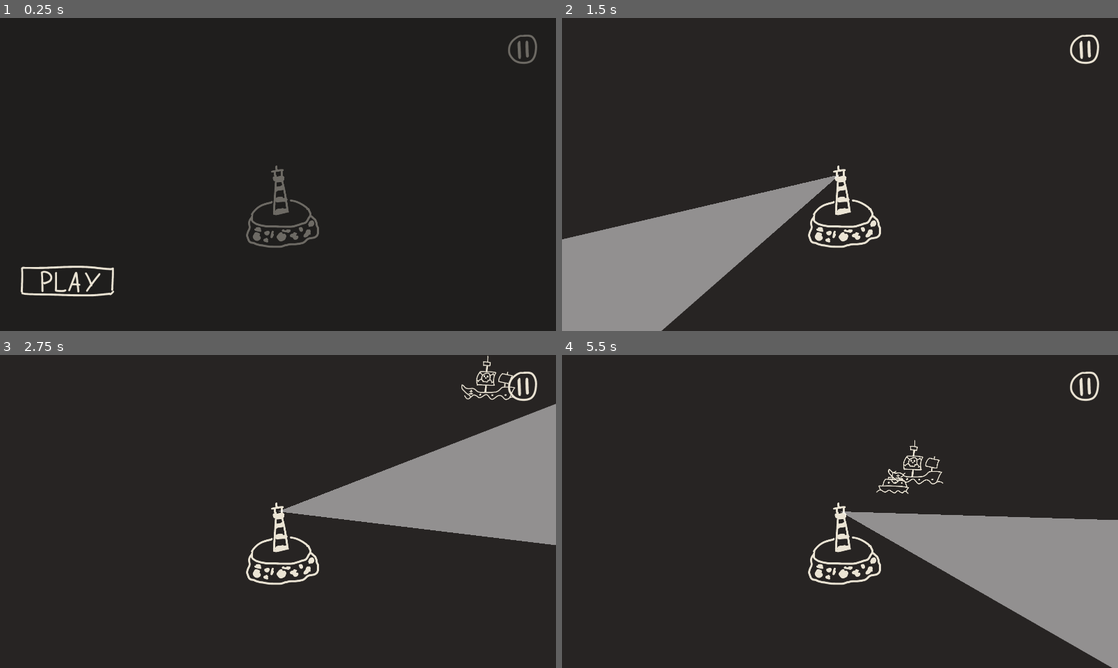
Above: before the commit, frames 1-4 (two rows, left to right).
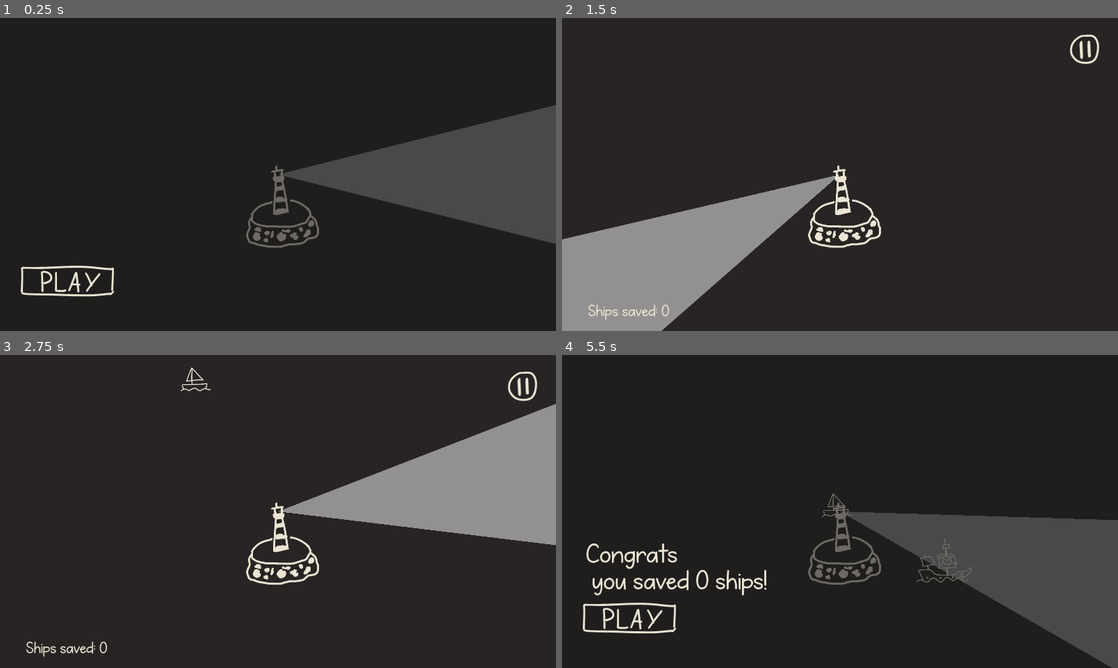
Above: after the commit, the same moments.

Repository: rajariandhana/IGI-Game-Jam-2025
Game: Godot game, scene res://game.tscn
Same seed, same stepped clock (60 frames per second), same inputs: the game is played once before the commit and once after it. The engine's default icon, where the game draws it, is replaced by a stand-in: a white triangle on a blue panel in a dark square.
Inputs (mouse positions are in pixels of both pictures, inside the frame that each line leads up to):
- Up to frame 1 (0.25 s): no input
- Up to frame 2 (1.5 s): click (1084, 49) at 0.52 s; click (628, 280) at 1.25 s
- Up to frame 3 (2.75 s): tap Enter at 2 s; move the mouse to (400, 495) at 2.02 s; click (400, 495) at 2.17 s
- Up to frame 4 (5.5 s): move the mouse to (728, 527) at 2.77 s; click (728, 527) at 2.92 s; move the mouse to (895, 442) at 3.52 s; click (895, 442) at 3.67 s; move the mouse to (812, 574) at 4.27 s; click (812, 574) at 4.42 s; move the mouse to (1006, 558) at 5.02 s; click (1006, 558) at 5.17 s

The runs differ from the first frame. In frame 1, 11% of the frame differs, in the area x 50-100%, y 5-73%; in frame 2, 0.2%; in frame 3, 0.6%; in frame 4, 15%, in the area x 3-100%, y 5-100%.

Commit message:
major bug fixes

Diff:
--- a/game.tscn
+++ b/game.tscn
@@ -14,6 +14,7 @@
 [ext_resource type="Texture2D" uid="uid://3wkdaevhd7qg" path="res://btn-pause.png" id="10_mfdv2"]
 [ext_resource type="Texture2D" uid="uid://bf8qr0ashcyga" path="res://btn-pause-hover.png" id="11_iotsf"]
 [ext_resource type="AudioStream" uid="uid://ckddsts7glocv" path="res://sfx/click-1.mp3" id="13_215e1"]
+[ext_resource type="FontFile" uid="uid://rbx6ylco52ix" path="res://fonts/KGSimplytheBest.otf" id="14_7sc4i"]
 
 [sub_resource type="CapsuleShape2D" id="CapsuleShape2D_fc0e3"]
 radius = 89.0
@@ -51,26 +52,30 @@
 [node name="Camera2D" type="Camera2D" parent="."]
 
 [node name="SpawnTimer" type="Timer" parent="."]
-autostart = true
 
 [node name="LevelTimer" type="Timer" parent="."]
 wait_time = 5.0
-autostart = true
 
 [node name="Followers" type="Node2D" parent="."]
 
-[node name="CanvasLayer" type="CanvasLayer" parent="."]
+[node name="UIManager" type="Control" parent="."]
 process_mode = 3
+layout_mode = 3
+anchors_preset = 0
+offset_left = -960.0
+offset_top = -540.0
+offset_right = -960.0
+offset_bottom = -540.0
 script = ExtResource("4_lc2xo")
 
-[node name="ColorRect" type="ColorRect" parent="CanvasLayer"]
+[node name="ColorRect" type="ColorRect" parent="UIManager"]
 offset_left = -992.0
 offset_top = -570.0
 offset_right = 1000.0
 offset_bottom = 600.0
 color = Color(0, 0, 0, 0)
 
-[node name="BtnPause" type="TextureButton" parent="CanvasLayer"]
+[node name="BtnPause" type="TextureButton" parent="UIManager"]
 offset_left = 1750.0
 offset_top = 54.0
 offset_right = 1860.0
@@ -79,8 +84,7 @@
 texture_pressed = ExtResource("11_iotsf")
 texture_hover = ExtResource("11_iotsf")
 
-[node name="ScoreLabel" type="Label" parent="CanvasLayer"]
-visible = false
+[node name="ScoreLabel" type="Label" parent="UIManager"]
 offset_left = 90.0
 offset_top = 989.0
 offset_right = 350.0
@@ -90,11 +94,23 @@
 theme_override_font_sizes/font_size = 50
 text = "Ship saved: 0"
 
-[node name="Panel" type="Panel" parent="CanvasLayer"]
+[node name="Panel" type="Panel" parent="UIManager"]
 offset_right = 1982.0
 offset_bottom = 1133.0
 
-[node name="BtnPlay" type="TextureButton" parent="CanvasLayer/Panel"]
+[node name="Stats" type="Label" parent="UIManager/Panel"]
+layout_mode = 0
+offset_left = 82.0
+offset_top = 649.0
+offset_right = 681.0
+offset_bottom = 830.0
+theme_override_colors/font_color = Color(0.921569, 0.894118, 0.831373, 1)
+theme_override_fonts/font = ExtResource("14_7sc4i")
+theme_override_font_sizes/font_size = 84
+text = "Congrats
+you saved x ships!"
+
+[node name="BtnPlay" type="TextureButton" parent="UIManager/Panel"]
 layout_mode = 0
 offset_left = 50.0
 offset_top = 837.0
@@ -104,8 +120,7 @@
 texture_pressed = ExtResource("5_ryrav")
 texture_hover = ExtResource("5_ryrav")
 
-[node name="BtnTutorial" type="TextureButton" parent="CanvasLayer/Panel"]
-visible = false
+[node name="BtnTutorial" type="TextureButton" parent="UIManager/Panel"]
 layout_mode = 0
 offset_left = 89.0
 offset_top = 893.0
@@ -115,8 +130,7 @@
 texture_pressed = ExtResource("7_j5wjh")
 texture_hover = ExtResource("7_j5wjh")
 
-[node name="BtnResume" type="TextureButton" parent="CanvasLayer/Panel"]
-visible = false
+[node name="BtnResume" type="TextureButton" parent="UIManager/Panel"]
 layout_mode = 0
 offset_left = 52.0
 offset_top = 835.0
@@ -126,7 +140,7 @@
 texture_pressed = ExtResource("9_hve3p")
 texture_hover = ExtResource("9_hve3p")
 
-[node name="Click" type="AudioStreamPlayer2D" parent="CanvasLayer"]
+[node name="Click" type="AudioStreamPlayer2D" parent="UIManager"]
 stream = ExtResource("13_215e1")
 
 [connection signal="body_entered" from="Lighthouse" to="Lighthouse" method="_on_body_entered"]
@@ -134,7 +148,7 @@
 [connection signal="area_entered" from="LH" to="." method="_on_lh_area_entered"]
 [connection signal="timeout" from="SpawnTimer" to="." method="_on_spawn_timer_timeout"]
 [connection signal="timeout" from="LevelTimer" to="." method="_on_level_timer_timeout"]
-[connection signal="pressed" from="CanvasLayer/BtnPause" to="." method="_on_btn_pause_pressed"]
-[connection signal="pressed" from="CanvasLayer/Panel/BtnPlay" to="." method="_on_btn_play_pressed"]
-[connection signal="pressed" from="CanvasLayer/Panel/BtnTutorial" to="CanvasLayer" method="_on_btn_tutorial_pressed"]
-[connection signal="pressed" from="CanvasLayer/Panel/BtnResume" to="." method="_on_btn_resume_pressed"]
+[connection signal="pressed" from="UIManager/BtnPause" to="." method="_on_btn_pause_pressed"]
+[connection signal="pressed" from="UIManager/Panel/BtnPlay" to="." method="_on_btn_play_pressed"]
+[connection signal="pressed" from="UIManager/Panel/BtnTutorial" to="." method="_on_btn_tutorial_pressed"]
+[connection signal="pressed" from="UIManager/Panel/BtnResume" to="." method="_on_btn_resume_pressed"]
--- a/project.godot
+++ b/project.godot
@@ -15,10 +15,6 @@
 config/features=PackedStringArray("4.4", "GL Compatibility")
 config/icon="res://icon.svg"
 
-[autoload]
-
-Game="*res://scripts/game.gd"
-
 [display]
 
 window/size/viewport_width=1920
--- a/scripts/follower.gd
+++ b/scripts/follower.gd
@@ -1,5 +1,5 @@
+extends CharacterBody2D
 class_name Follower
-extends CharacterBody2D
 
 var sprite: Sprite2D
 var collision: CollisionShape2D
@@ -7,6 +7,9 @@
 var speed:=150
 var direction:=Vector2.ZERO
 var target_position:=Vector2.ZERO
+
+signal saved(follower:Follower)
+signal crash(follower:Follower)
 
 func _ready() -> void:
 	sprite = $Sprite2D
@@ -34,11 +37,11 @@
 	var x = position.x
 	var y = position.y
 	if x<-1920/2 || y<-1080/2 || x>1920/2 || y>1080/2:
-		print("CLEARED")
-		Game.saved()
+		print("SAVED")
+		saved.emit(self)
 		queue_free()
 	if -100<=x && x<=100 && -20<=y && y<=200:
-		Game.die()
+		crash.emit(self)
 
 	if target_position.x > x:
 		sprite.flip_h = false
--- a/scripts/game.gd
+++ b/scripts/game.gd
@@ -9,32 +9,34 @@
 var spawn_area_min = Vector2(-1920/2,-1080/2)
 var spawn_area_max = Vector2(1920/2,1080/2)
 
-@onready var canvas_layer: CanvasLayer = $CanvasLayer
-
 var level=0
-
 var score=0
 
 @onready var spawn_timer: Timer = $SpawnTimer
+@onready var level_timer: Timer = $LevelTimer
 @onready var followers: Node2D = $Followers
+@onready var ui_manager: Control = $UIManager
 
-func _ready() -> void:
-	setup_ui()
-
-func play():
-	print("GAME START")
-	spawn_timer = Timer.new()
-	var wait=randf_range(spawn_interval_min, spawn_interval_max)
+func reset():
+	print("RESETTING GAME")
 	level=0
 	score=0
-	#score_label.text = "Ship saved: "+str(score)
-	print("wait time: "+str(wait))
+	for follower in followers.get_children():
+		follower.queue_free()
+	#spawn_timer = Timer.new()
+	var wait=randf_range(spawn_interval_min, spawn_interval_max)
 
+func start():
+	reset()
+	spawn_timer.start()
+	level_timer.start()
+	print("GAME STARTED")
+	ui_manager.update_score(score)
 
 func _on_spawn_timer_timeout() -> void:
 	spawn_follower()
 	var wait=randf_range(spawn_interval_min, spawn_interval_max)
-	print("wait time: "+str(wait))
+	#print("wait time: "+str(wait))
 	spawn_timer.wait_time = wait
 
 func spawn_follower():
@@ -48,6 +50,8 @@
 	elif 8<=chance && chance<=10:
 		type=2
 	f.set_props(type,v)
+	f.saved.connect(_on_follower_saved)
+	f.crash.connect(_on_follower_crash)
 
 func get_random_spawn_position() -> Vector2:
 	var v = Vector2(
@@ -61,82 +65,48 @@
 			return get_random_spawn_position()
 	return v
 
-func saved():
-	score+=1
-	#score_label.text = "Ship saved: "+str(score)
-	#canvas_layer.update_score()
-
 func _on_level_timer_timeout() -> void:
 	level+=1
 	print("LVL: "+str(level))
 	spawn_interval_min = max(spawn_interval_min-1,0, 0.0)
 	spawn_interval_max = max(spawn_interval_max-0.5, 2.5)
-	print("Min: "+str(spawn_interval_min)+" | Max: "+str(spawn_interval_max))
+	#print("Min: "+str(spawn_interval_min)+" | Max: "+str(spawn_interval_max))
 
 
 func _on_lh_area_entered(area: Area2D) -> void:
 	pass
-	#if area is Follower:
-		#print("dead")
 
-@onready var btn_pause: TextureButton = $CanvasLayer/BtnPause
-@onready var panel: Panel = $CanvasLayer/Panel
-@onready var btn_play: TextureButton = $CanvasLayer/Panel/BtnPlay
-#@onready var btn_tutorial: TextureButton = $CanvasLayer/Panel/BtnTutorial
-@onready var btn_resume: TextureButton = $CanvasLayer/Panel/BtnResume
-@onready var click: AudioStreamPlayer2D = $CanvasLayer/Click
-@onready var score_label: Label = $CanvasLayer/ScoreLabel
+func _on_follower_saved(follower:Follower):
+	score+=1
+	ui_manager.update_score(score)
 
-func setup_ui() -> void:
-	#await get_tree().create_timer(0.5).timeout  # Waits for 0.5 seconds
-	#print("0.5 seconds have passed!")
-	#btn_pause.visible=false
-	#btn_play.visible=true
-	#btn_resume.visible=false
-	##btn_tutorial.visible=true
-	#panel.visible=true
-	get_tree().paused = true
-	#update_score()
+func _on_follower_crash(follower:Follower):
+	print("CRASH")
+	ui_manager.panel_end(score)
+	level_timer.stop()
+	spawn_timer.stop()
+	get_tree().paused=true
 
-func pause():
-	btn_pause.visible=false
-	btn_play.visible=false
-	btn_resume.visible=true
-	#btn_tutorial.visible=true
-	panel.visible=true
-	get_tree().paused = true
-	print("GAME PAUSED")
-
-func resume():
-	btn_pause.visible=true
-	btn_play.visible=false
-	btn_resume.visible=true
-	#btn_tutorial.visible=true
-	panel.visible=false
-	get_tree().paused = false
-	print("GAME RESUMED")
+func _on_btn_pause_pressed() -> void:
+	#print("_on_btn_pause_pressed")
+	ui_manager.panel_pause()
+	get_tree().paused=true
 
 func _on_btn_play_pressed() -> void:
-	click.play()
-	Game.play()
-	resume()
+	#print("_on_btn_play_pressed")
+	ui_manager.panel_playing()
+	ui_manager.update_score(score)
+	for f in followers.get_children():
+		f.queue_free()
+	get_tree().paused=false
+	start()
 
 func _on_btn_tutorial_pressed() -> void:
-	click.play()
-	print("TUTORBOSS")
+	pass
+	#print("_on_btn_tutorial_pressed")
+
 
 func _on_btn_resume_pressed() -> void:
-	click.play()
-	resume()
-
-func _on_btn_pause_pressed() -> void:
-	click.play()
-	pause()
-
-
-func die():
-	panel.visible=true
-	btn_play.visible=true
-	btn_resume.visible=false
-	#btn_tutorial.visible=true
-	get_tree().paused = true
+	#print("_on_btn_resume_pressed")
+	ui_manager.panel_playing()
+	get_tree().paused=false
--- a/ui_manager.gd
+++ b/ui_manager.gd
@@ -1,51 +1,57 @@
-extends CanvasLayer
+extends Control
 
 @onready var btn_pause: TextureButton = $BtnPause
 @onready var panel: Panel = $Panel
 @onready var btn_play: TextureButton = $Panel/BtnPlay
-#@onready var btn_tutorial: TextureButton = $Panel/BtnTutorial
+@onready var btn_tutorial: TextureButton = $Panel/BtnTutorial
 @onready var btn_resume: TextureButton = $Panel/BtnResume
 @onready var click: AudioStreamPlayer2D = $Click
 @onready var score_label: Label = $ScoreLabel
+@onready var stats: Label = $Panel/Stats
 
+func _ready():
+	panel_end(0)
+	stats.visible=false
+	stats.text=""
 
+func panel_start():
+	panel.visible=true
+	btn_pause.visible=false
+	btn_play.visible=true
+	#btn_tutorial.visible=true
+	btn_resume.visible=false
+	score_label.visible=true
+	stats.visible=false
+	stats.text=""
 
-func pause():
+func panel_pause():
+	panel.visible=true
 	btn_pause.visible=false
 	btn_play.visible=false
+	#btn_tutorial.visible=true
 	btn_resume.visible=true
-	#btn_tutorial.visible=true
-	panel.visible=true
-	get_tree().paused = true
-	print("GAME PAUSED")
+	score_label.visible=true
+	stats.visible=false
 
-func resume():
+func panel_playing():
 	btn_pause.visible=true
 	btn_play.visible=false
+	#btn_tutorial.visible=false
 	btn_resume.visible=true
-	#btn_tutorial.visible=true
 	panel.visible=false
-	get_tree().paused = false
-	print("GAME RESUMED")
+	score_label.visible=true
+	stats.visible=false
 
+func panel_end(score:int):
+	#print("panel_end")
+	panel.visible=true
+	btn_pause.visible=false
+	btn_play.visible=true
+	btn_tutorial.visible=false
+	btn_resume.visible=false
+	score_label.visible=false
+	stats.visible=true
+	stats.text = "Congrats\n you saved "+str(score)+" ships!"
 
-
-func _on_btn_play_pressed() -> void:
-	click.play()
-	Game.play()
-	resume()
-
-func _on_btn_tutorial_pressed() -> void:
-	click.play()
-	print("TUTORBOSS")
-
-func _on_btn_resume_pressed() -> void:
-	click.play()
-	resume()
-
-func _on_btn_pause_pressed() -> void:
-	click.play()
-	pause()
-
-#func update_score():
-	#score_label.text = "Ship saved: "+str(Game.score)
+func update_score(score:int):
+	score_label.text = "Ships saved: "+str(score)
Not shown, added: Mercusuram-Logo.png.import
Not shown: 1 places in game.tscn that only renumber resources
Not shown, changed: README.md
